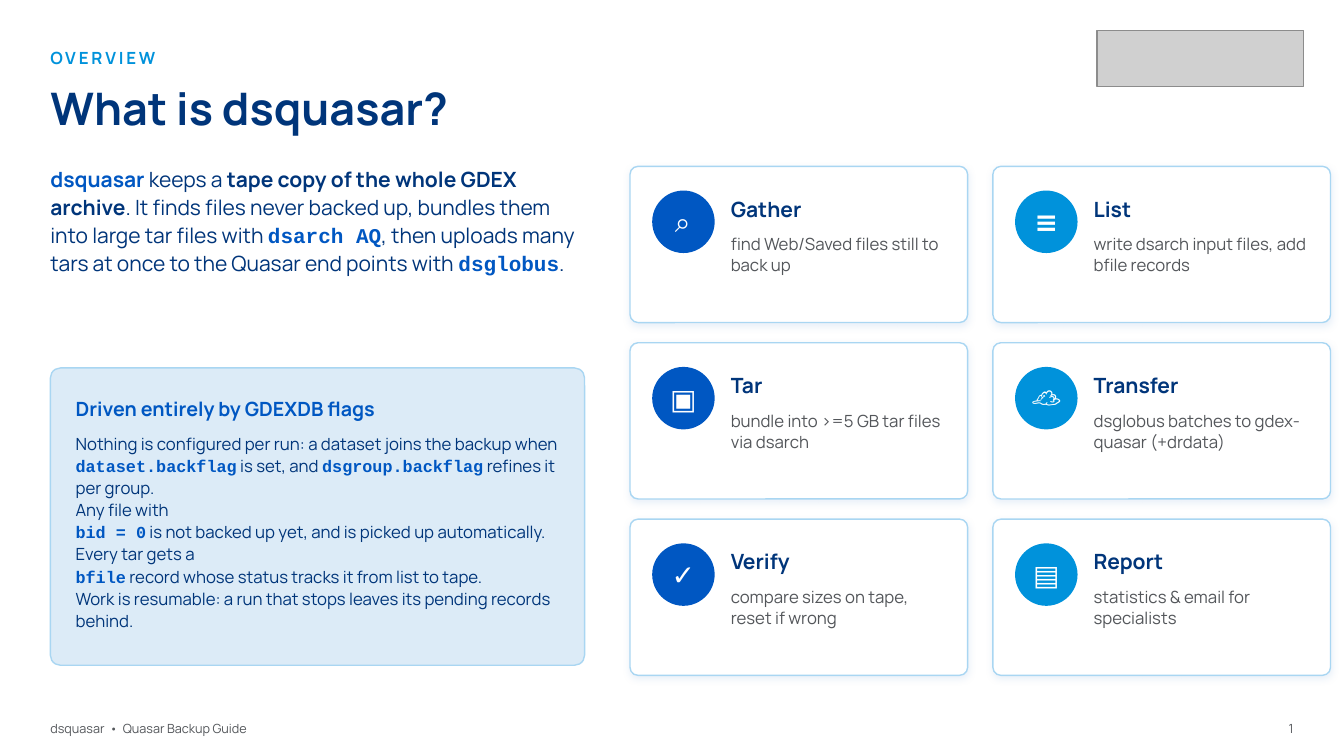
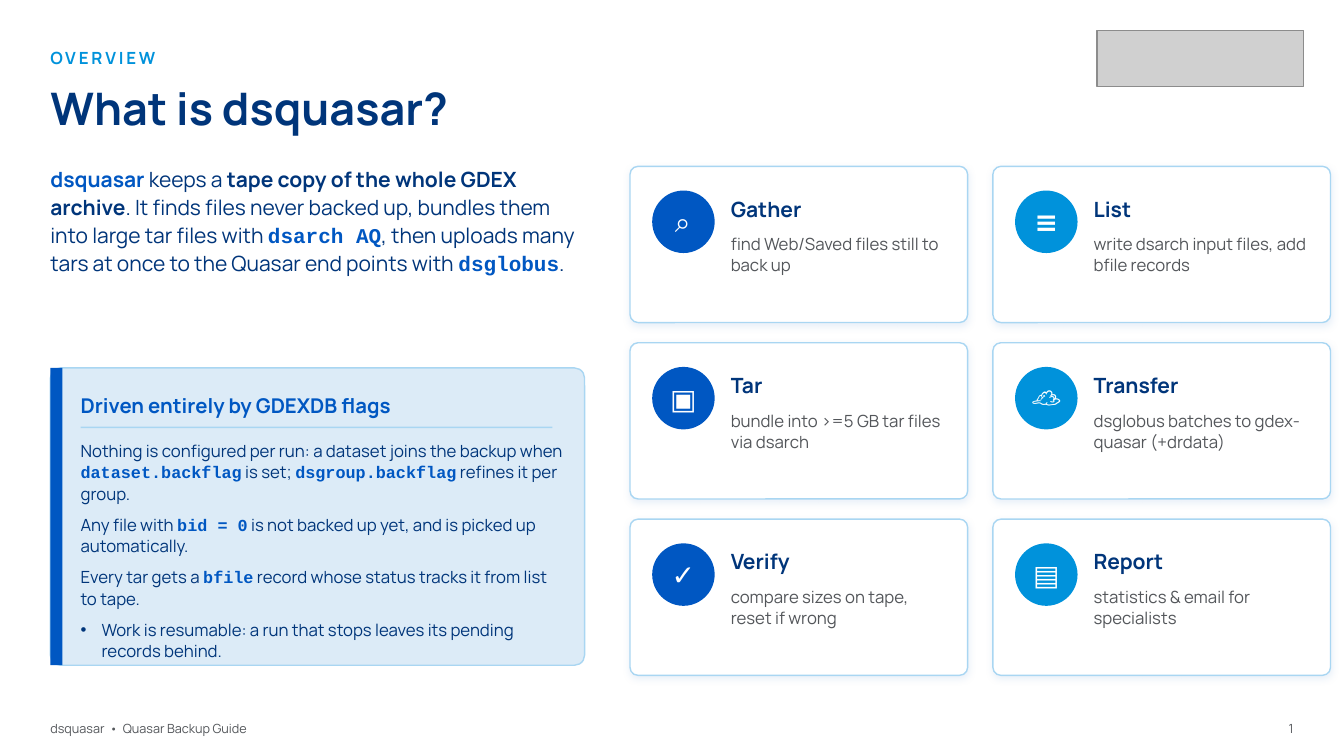
Before and after one commit to NCAR/rda-python-dsquasar, a slide deck: slide 2 of docs/slides/dsquasar_guide.pptx. Drawn at 1344x756 pixels with LibreOffice and Linux fonts; fonts in the diff are those of the drawing; grey boxes stand for pictures. Boxes give left, top, right and bottom in pixels: in the first picture for what was removed or moved away, otherwise in the second. Text is boxed around its words. In the diff, an @@ line names an element or a change of style, - is before the commit and + after.

Commit message:
bump version to 3.0.7; fix -B/-D semantics in usage doc and guide deck
-B and -D are selection filters, not copy-count overrides. They only
narrow which datasets/bfile records a run processes (validflags in
get_dataset_files, "AND type = ..." in gather_dataset_infiles/tarfiles).
The number of copies is decided in transfer_quasar_tarfiles from the
record's own stored flag, so -B does not reduce a 'D' dataset to one
copy, it skips 'D' datasets entirely. The default (neither given) backs
up according to the dataset.backflag/dsgroup.backflag values.

dsquasar.usg: rewrite the -B/-D BACKUP SCOPE entries accordingly.

Guide deck (gen_dsquasar.js, regenerated dsquasar_guide.pptx):
- correct the same wrong claim on the backup-flags slide ("Per-run
  filter" instead of "Per-run override") and on the option-reference
  slide (table rows + caption)
- reformat the "Driven entirely by GDEXDB flags" block into an
  accent-bar + underlined header + bulleted list
- remove all tacctar/taccrec entries (install caption, "Related console
  commands" cards, "The TACC utilities" section)

```diff
--- a/docs/slides/dsquasar_guide.pptx
+++ b/docs/slides/dsquasar_guide.pptx
@@ rectangle added at (x1=50, y1=368, x2=63, y2=665), fill #0057C2 @@
@@ text "Driven entirely by GDEXDB flags" at (x1=81, y1=398, x2=390, y2=418): size 14 to 14.5 pt @@
@@ text at (x1=81, y1=444, x2=562, y2=609): text changed @@
-Nothing is configured per run: a dataset joins the backup when dataset.backflag is set, and dsgroup.backflag refines it per group.
-Any file with
-bid = 0 is not backed up yet, and is picked up automatically.
-Every tar gets a
-bfile record whose status tracks it from list to tape.
+• Nothing is configured per run: a dataset joins the backup when dataset.backflag is set; dsgroup.backflag refines it per group.
+• Any file with bid = 0 is not backed up yet, and is picked up automatically.
+• Every tar gets a bfile record whose status tracks it from list to tape.
@@ text "Nothing is configured per run: ..." moved from (x1=76, y1=437, x2=557, y2=628) to (x1=81, y1=444, x2=562, y2=658) @@
@@ line added from (81, 427) to (553, 427), #A9D6F2 1 pt @@
@@ text at (x1=102, y1=623, x2=514, y2=658): bullet none to •; line spacing 1.1 to 1.06; more space between paragraphs @@
```
Also in this commit, not shown: 5 other slides changed, 3 other files.
